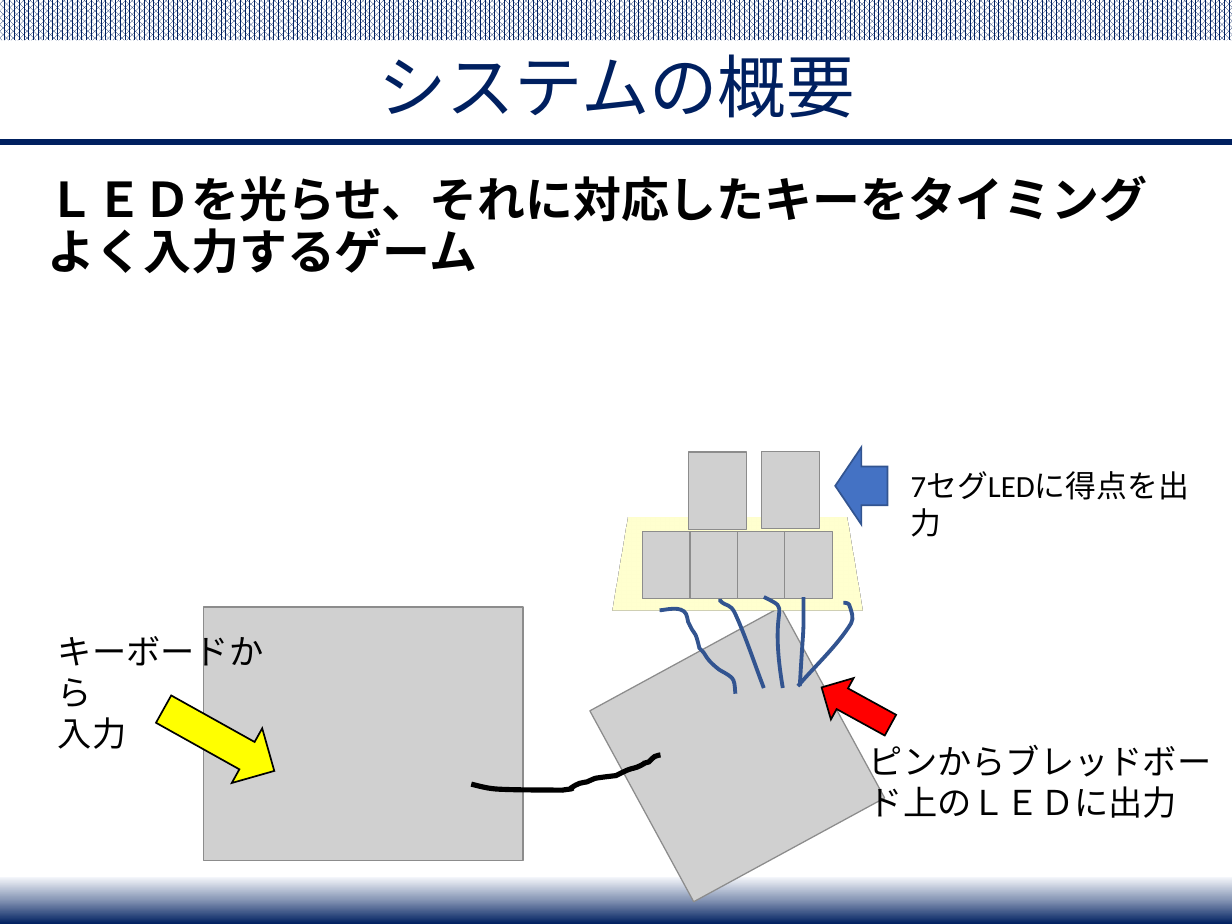
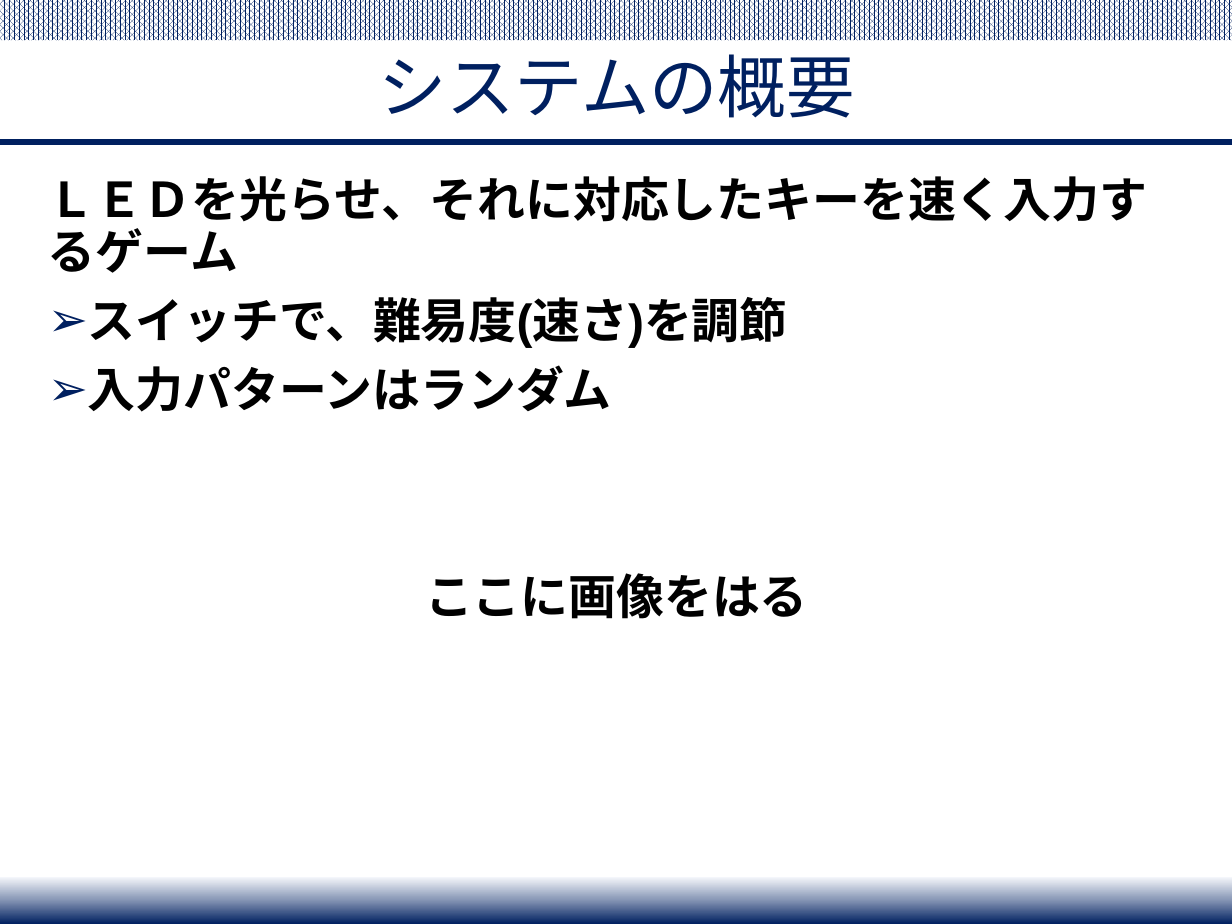
Before and after one commit to Yuchan4342/iot-system-project, a slide deck: slide 2 of presentation/IoT_project_final_presentation.pptx. Drawn at 1232x924 pixels with LibreOffice and Linux fonts; fonts in the diff are those of the drawing; grey boxes stand for pictures. Boxes give left, top, right and bottom in pixels: in the first picture for what was removed or moved away, otherwise in the second. Text is boxed around its words. In the diff, an @@ line names an element or a change of style, - is before the commit and + after.

Commit message:
update presentation

```diff
--- a/presentation/IoT_project_final_presentation.pptx
+++ b/presentation/IoT_project_final_presentation.pptx
@@ text at bbox=[48, 176, 1148, 619]: text changed @@
-ＬＥＤを光らせ、それに対応したキーをタイミングよく入力するゲーム
+ＬＥＤを光らせ、それに対応したキーを速く入力するゲーム
+➢ スイッチで、難易度(速さ)を調節
+➢ 入力パターンはランダム
+ここに画像をはる
@@ rectangle removed at bbox=[621, 425, 855, 695] @@
@@ left arrow removed at bbox=[835, 447, 887, 525] @@
@@ picture removed at bbox=[689, 452, 747, 530] @@
@@ picture removed at bbox=[761, 451, 819, 529] @@
@@ text removed at bbox=[898, 461, 1225, 510] @@
-7セグLEDに得点を出力
@@ picture removed at bbox=[643, 531, 691, 599] @@
@@ picture removed at bbox=[690, 531, 738, 599] @@
@@ picture removed at bbox=[737, 531, 785, 599] @@
@@ picture removed at bbox=[785, 531, 833, 599] @@
@@ freeform shape removed at bbox=[721, 599, 764, 687] @@
@@ freeform shape removed at bbox=[764, 598, 782, 689] @@
@@ freeform shape removed at bbox=[800, 598, 803, 686] @@
@@ picture removed at bbox=[203, 607, 522, 861] @@
@@ picture removed at bbox=[590, 607, 884, 901] @@
@@ freeform shape removed at bbox=[659, 609, 736, 694] @@
@@ freeform shape removed at bbox=[798, 602, 853, 686] @@
@@ text removed at bbox=[58, 630, 264, 749] @@
-キーボードから
-入力
@@ right arrow removed at bbox=[148, 681, 289, 798] @@
@@ left arrow removed at bbox=[810, 666, 902, 745] @@
@@ freeform shape removed at bbox=[471, 746, 660, 796] @@
@@ text removed at bbox=[869, 745, 1212, 818] @@
-ピンからブレッドボード上のＬＥＤに出力
```
Also in this commit, not shown: 1 other slide changed, 4 slides added, 1 slide removed.
